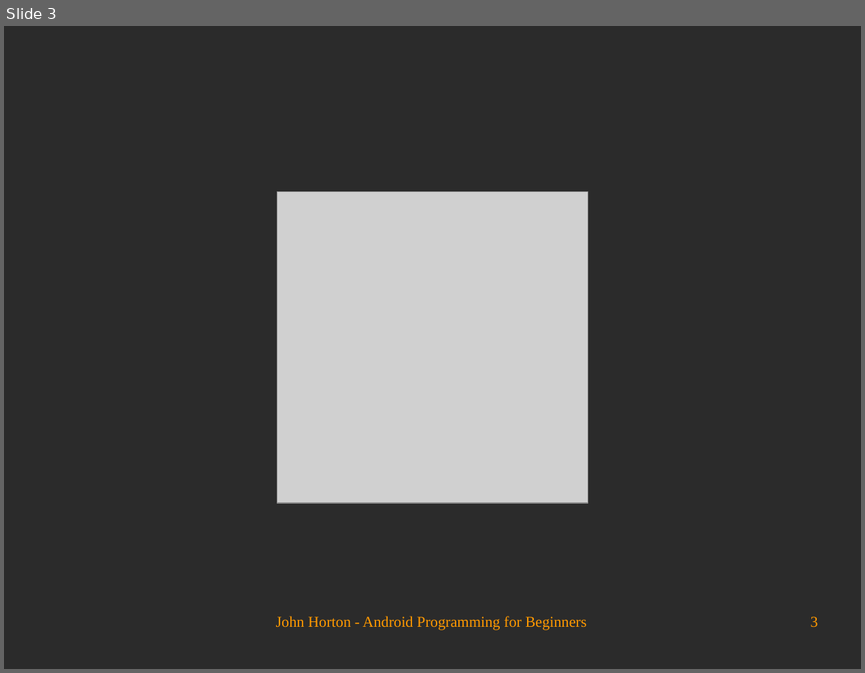
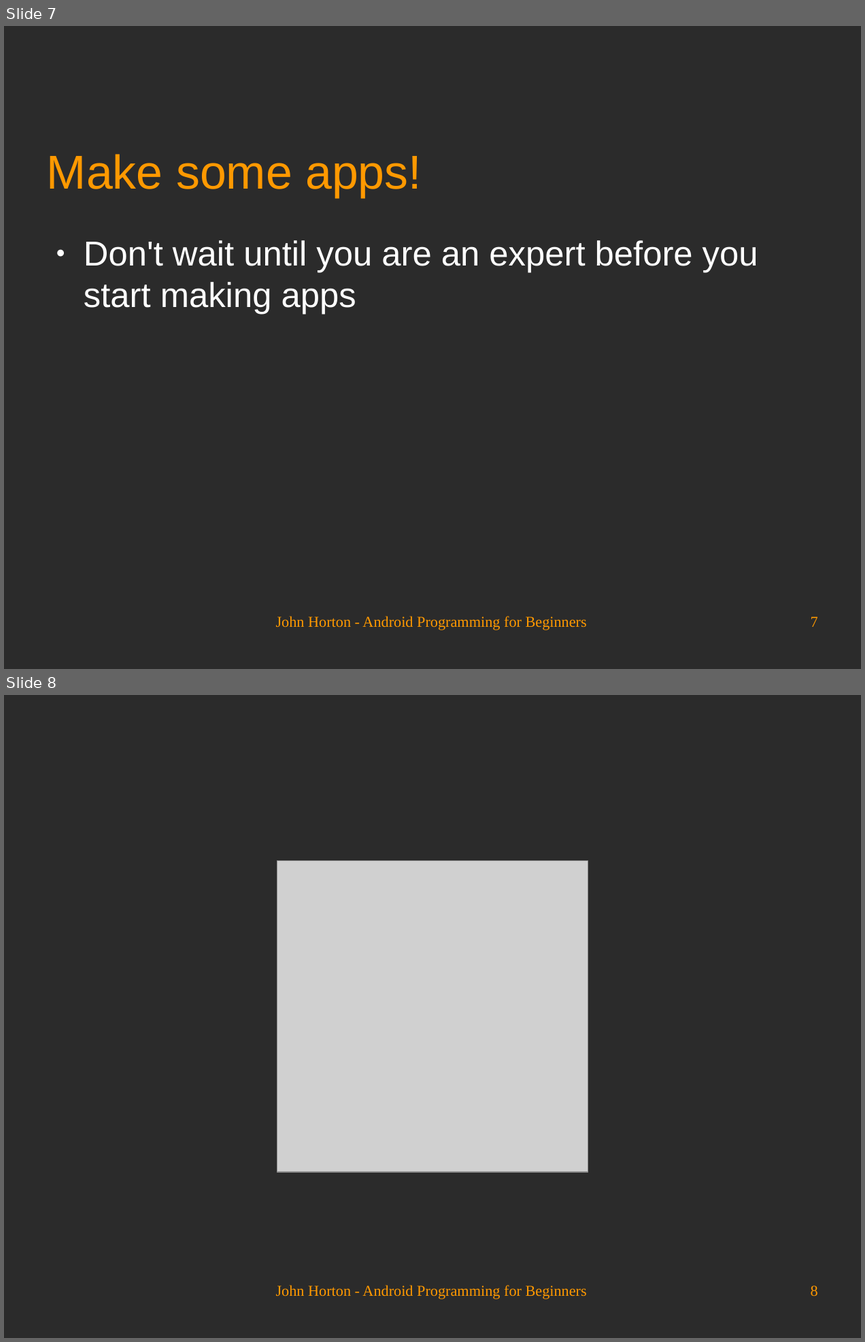
Before and after one commit to Academy-Soft-Intellect/Android-Programming-for-Beginners, a slide deck: 30_Before_You_Go.odp. Shown one above the other, each under a label of ours: slide 3 before the commit, slides 7 and 8 after it. The pictures are 865x673 and 865x1342 pixels, drawn with LibreOffice and Linux fonts; fonts in the diff are those of the drawing; grey boxes stand for pictures; background and template pictures are left out; a plain dark background stands for a picture behind light text. Boxes give left, top, right and bottom in pixels: in the first picture for what was removed or moved away, otherwise in the second. Text is boxed around its words. In the diff, an @@ line names an element or a change of style, - is before the commit and + after.

```diff
--- a/30_Before_You_Go.odp
+++ b/30_Before_You_Go.odp
@@ slide 7 added at [4,26,861,669], background picture (left out) @@
@@ title added at [47,154,422,197], 44 pt, text #FF9900 @@
+Make some apps!
@@ text added at [84,240,758,314], 32 pt, text #FFFFFF @@
+● Don't wait until you are an expert before you start making apps
@@ text added at [276,616,587,630], 14 pt, text #FF9900 @@
+John Horton - Android Programming for Beginners
@@ page number added at [810,616,818,626], 14 pt, text #FF9900 @@
+7
@@ what was slide 3 is now slide 8 @@
@@ page number at [810,1285,818,1295]: text changed @@
-3
+8
```
Also in this commit, not shown: 2 slides changed, 4 other slides added.
